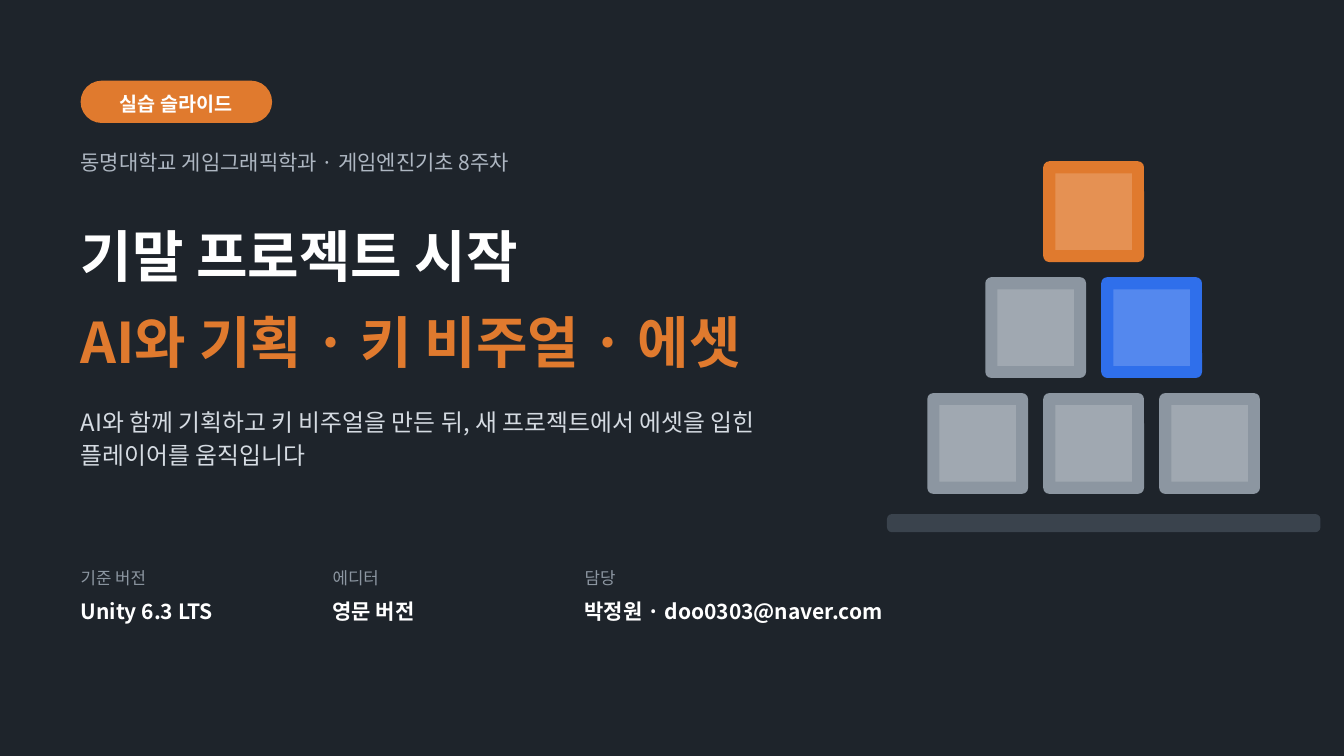
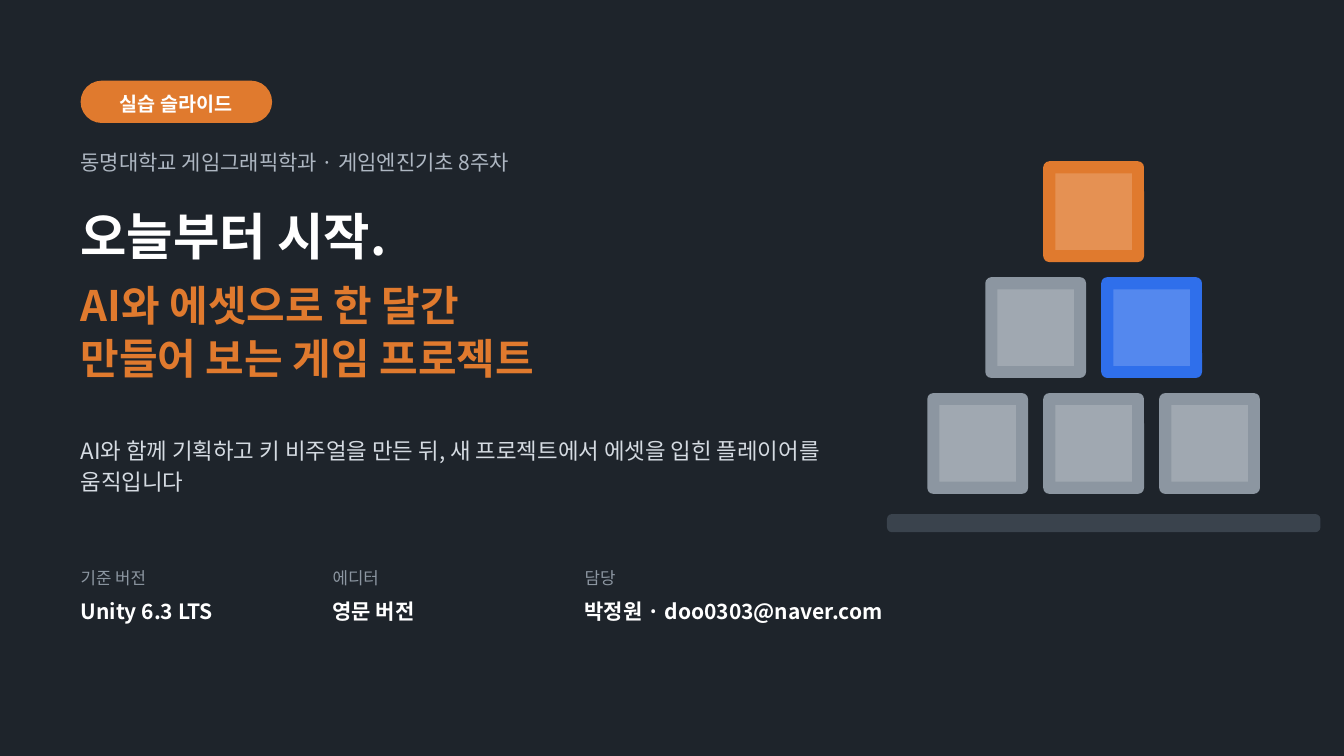
Before and after one commit to iplay-garden/game-engine-basics, a slide deck: slide 1 of 8주차/한국어/게임엔진기초_8주차_오프라인_실습슬라이드.pptx. Drawn at 1344x756 pixels with LibreOffice and Linux fonts; fonts in the diff are those of the drawing. Boxes give left, top, right and bottom in pixels: in the first picture for what was removed or moved away, otherwise in the second. Text is boxed around its words. In the diff, an @@ line names an element or a change of style, - is before the commit and + after.

```diff
--- a/8주차/한국어/게임엔진기초_8주차_오프라인_실습슬라이드.pptx
+++ b/8주차/한국어/게임엔진기초_8주차_오프라인_실습슬라이드.pptx
@@ text at (x1=81, y1=212, x2=387, y2=260): text changed; size 40 to 36 pt @@
-기말 프로젝트 시작
+오늘부터 시작.
@@ text at (x1=81, y1=286, x2=534, y2=378): text changed; size 40 to 30 pt @@
-AI와 기획 · 키 비주얼 · 에셋
+AI와 에셋으로 한 달간
+만들어 보는 게임 프로젝트
@@ text "AI와 함께 기획하고 키 비주얼을 ..." moved from (x1=81, y1=411, x2=755, y2=466) to (x1=81, y1=440, x2=820, y2=492) @@
@@ text "AI와 함께 기획하고 키 비주얼을 ..." at (x1=81, y1=440, x2=820, y2=492): size 17 to 16 pt @@
```
Also in this commit, not shown: 5 other files.
